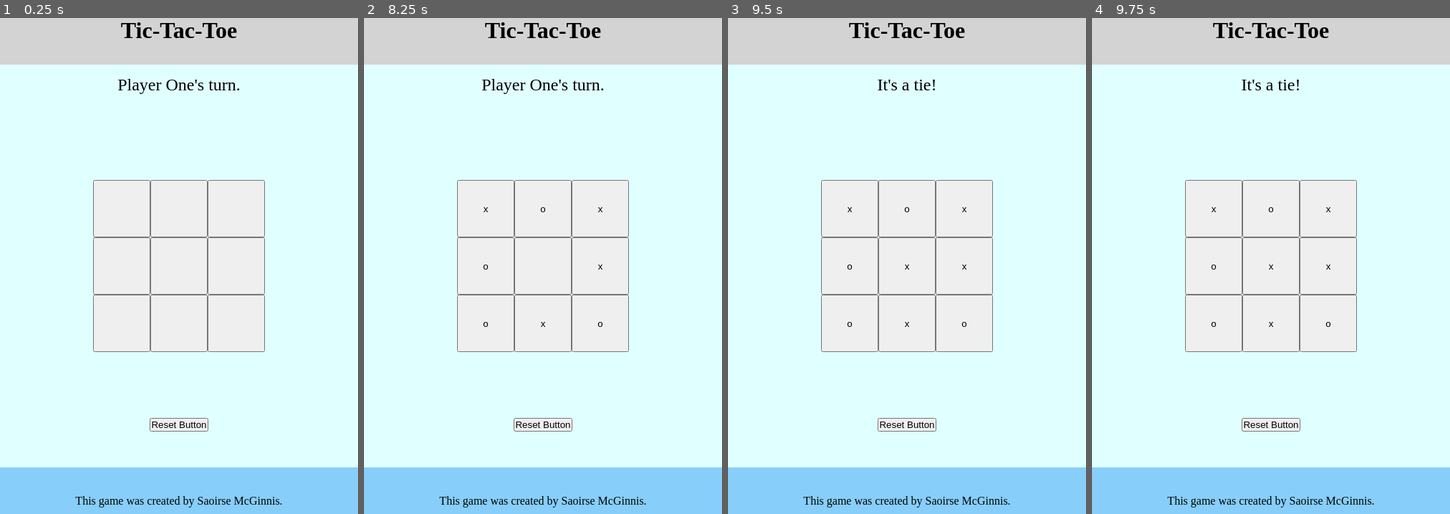
Above: before the commit, frames 1-4 (left to right).
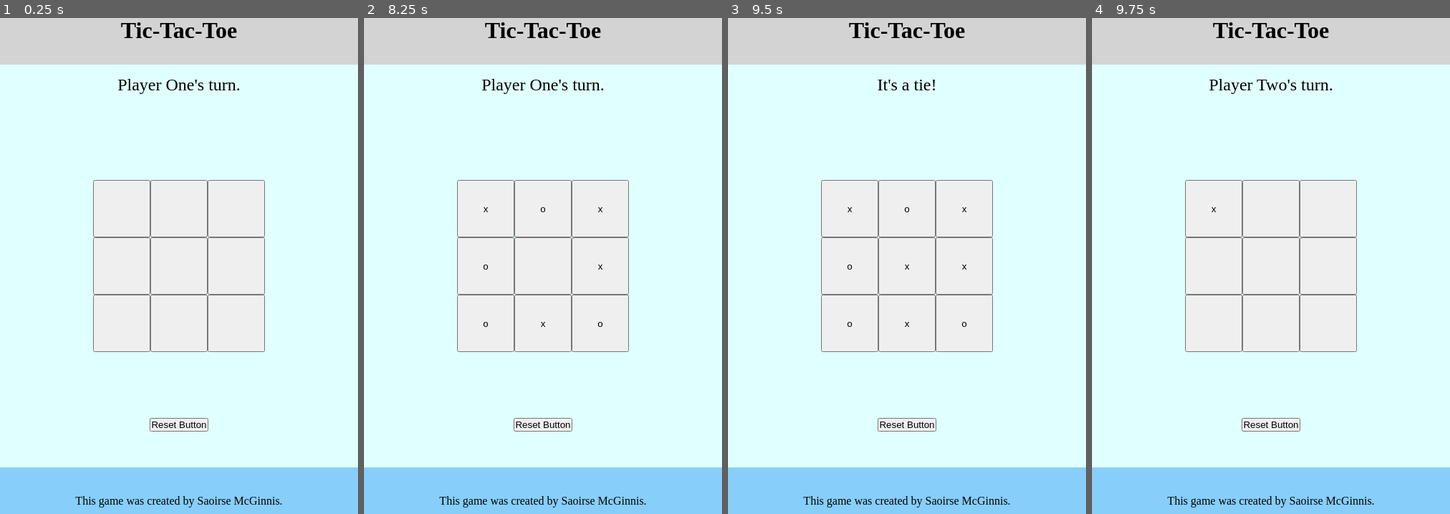
Above: after the commit, the same moments.

Repository: saoirsemaeve13/tic-tac-toe
Game: browser game, page index.html
Same seed, same stepped clock (60 frames per second), same inputs: the game is played once before the commit and once after it.
Inputs (mouse positions are in pixels of both pictures, inside the frame that each line leads up to):
- Up to frame 1 (0.25 s): no input
- Up to frame 2 (8.25 s): click (600, 266) at 1.27 s; click (485, 325) at 1.87 s; click (485, 206) at 2.02 s; click "x" at 2.47 s; click "o" at 3.07 s; click (543, 206) at 3.67 s; click "o" at 4.27 s; click "x" at 4.52 s; click (600, 206) at 4.87 s; click (600, 325) at 5.47 s; click (543, 325) at 6.07 s; click "x" at 6.67 s; click "x" at 7.02 s; click "o" at 7.27 s; click (485, 266) at 7.87 s
- Up to frame 3 (9.5 s): click (907, 266) at 8.47 s; click "x" at 9.07 s
- Up to frame 4 (9.75 s): click "Reset Button" at 9.52 s; click (1213, 206) at 9.67 s

Frames 1-3 are identical in both runs. In frame 4, 0.4% of the frame differs, in the area x 32-68%, y 12-63%.

Commit message:
feat: add reset button click listener
- create resetBoard function using existing code,
immediately call it
- create resetGame function
- attach resetBoard and resetGame to resetBtn eventListener

Diff:
--- a/javascript.js
+++ b/javascript.js
@@ -3,12 +3,15 @@
   const columns = 3;
   const board = [];
 
-  for (let i = 0; i < rows; i++) {
-    board[i] = [];
-    for (let j = 0; j < columns; j++) {
-      board[i].push(Cell());
-    }
-  }
+  function resetBoard() {
+    for (let i = 0; i < rows; i++) {
+      board[i] = [];
+      for (let j = 0; j < columns; j++) {
+        board[i].push(Cell());
+      }
+    }
+  }
+  resetBoard();
 
   const getBoard = () => board;
 
@@ -27,7 +30,7 @@
     );
     console.log(boardWithCellValues);
   };
-  return { getBoard, placeToken, printBoard };
+  return { getBoard, placeToken, printBoard, resetBoard };
 }
 
 function Cell() {
@@ -80,8 +83,6 @@
     console.log();
     if (!board.placeToken(column, row, getActivePlayer().token)) {
       return;
-    } else {
-      board.placeToken(column, row, getActivePlayer().token);
     }
 
     if (winningMoves()) {
@@ -98,12 +99,6 @@
       gameState.statusMessage = `${getActivePlayer().name}'s turn.`;
     }
     printNewRound();
-  };
-  return {
-    playRound,
-    getActivePlayer,
-    getBoard: board.getBoard,
-    getGameState,
   };
 
   function winningMoves() {
@@ -162,6 +157,21 @@
     const tieBoard = board.getBoard();
     return tieBoard.flat().every((cell) => cell.getValue() !== 0);
   }
+
+  function resetGame() {
+    board.resetBoard();
+    activePlayer = players[0];
+    gameState.isOver = false;
+    gameState.statusMessage = `${activePlayer.name}'s turn.`;
+  }
+
+  return {
+    playRound,
+    getActivePlayer,
+    getBoard: board.getBoard,
+    getGameState,
+    resetGame,
+  };
 }
 
 const game = GameController();
@@ -199,6 +209,12 @@
     drawBoard();
   });
 
+  const resetBtn = document.getElementById("resetBtn");
+  resetBtn.addEventListener("click", () => {
+    game.resetGame();
+    drawBoard();
+  });
+
   drawBoard();
 }
 ScreenController();
